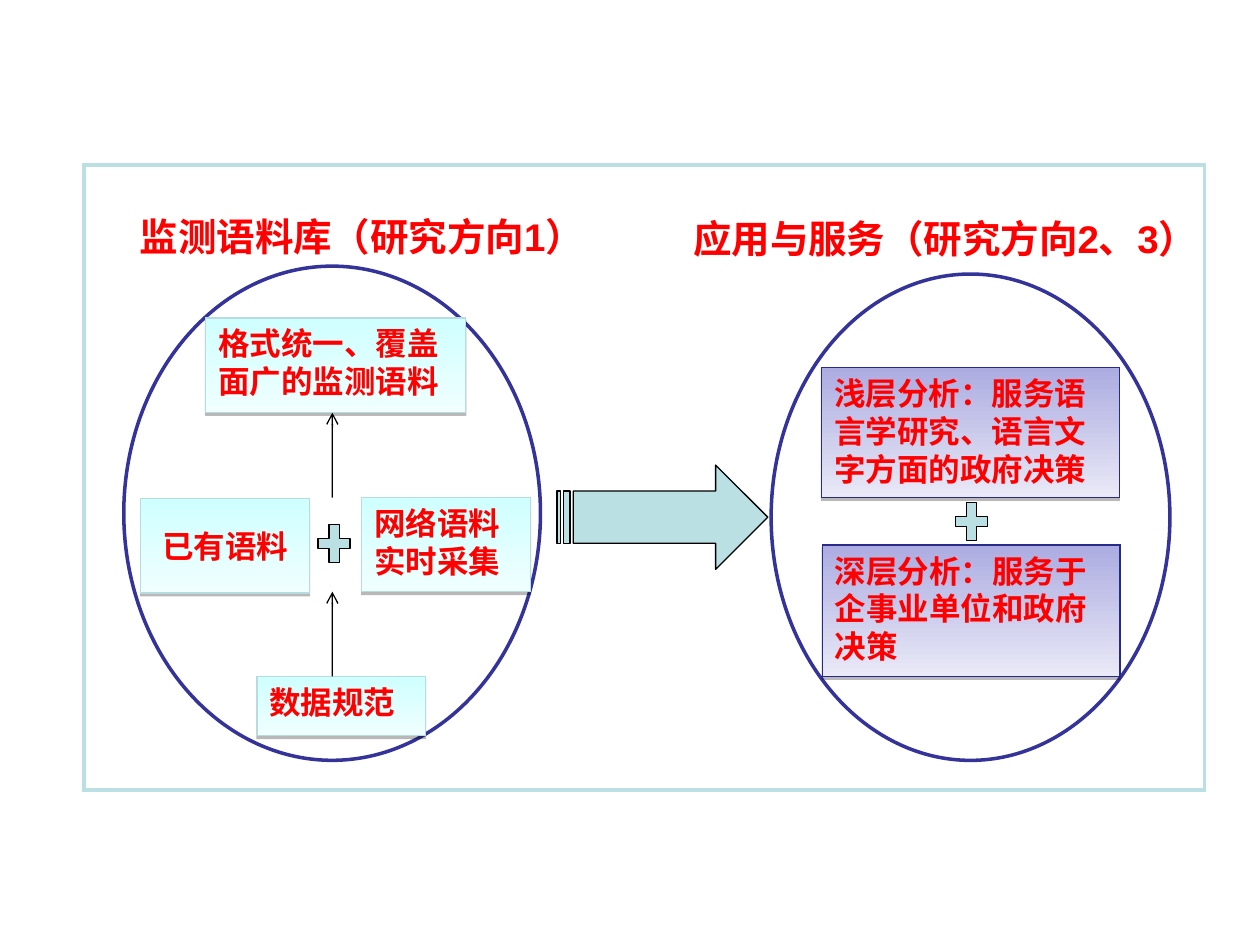
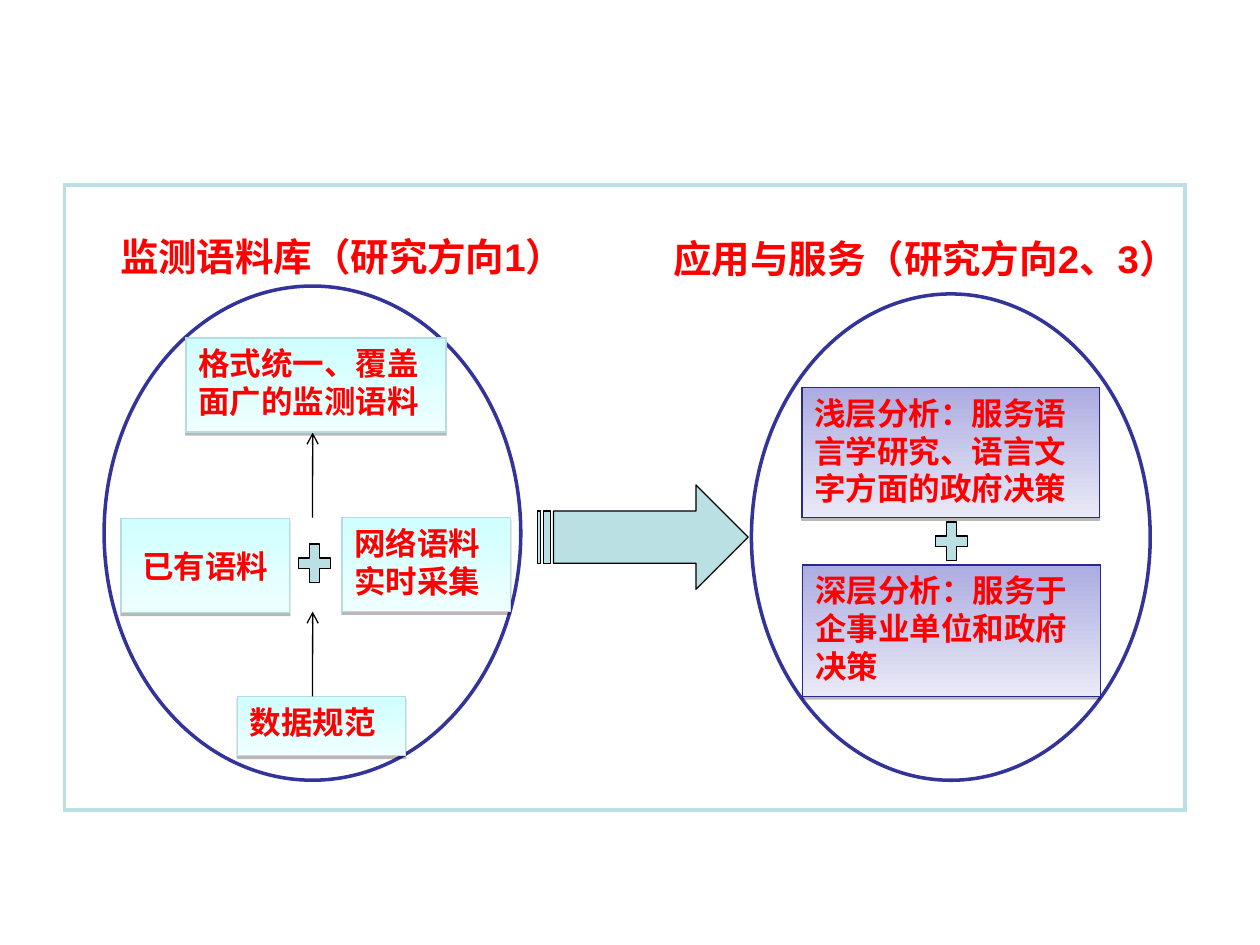
Before and after one commit to shqcandy/Report, a slide deck: slide 5 of 2015 08~08 大连/报告_v3.ppt (slide 6 before the commit). Drawn at 1260x945 pixels with LibreOffice and Linux fonts; fonts in the diff are those of the drawing; background and template pictures are left out. Boxes give left, top, right and bottom in pixels: in the first picture for what was removed or moved away, otherwise in the second. Text is boxed around its words. In the diff, an @@ line names an element or a change of style, - is before the commit and + after.

```diff
--- a/2015 08~08 大连/报告_v3.ppt
+++ b/2015 08~08 大连/报告_v3.ppt
@@ 7 rectangles, 3 freeform shapes, 2 texts, 2 ellipses, 2 arrows: place and size @@
-7 rectangles, 3 freeform shapes, 2 texts, 2 ellipses, 2 arrows at (84,165,1205,790)
+7 rectangles, 3 freeform shapes, 2 texts, 2 ellipses, 2 arrows at (64,185,1184,810)
```
Also in this commit, not shown: 4 other slides changed, 1 slide removed, 2 other files.
